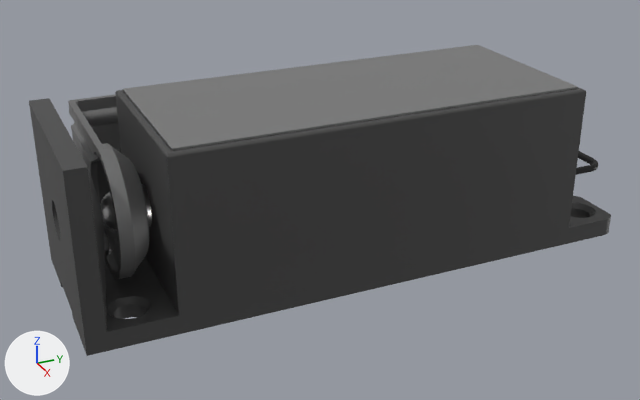
A saved change to the glTF model GBL/LOCKS/Lock1052-ES.glb.
Both versions are drawn from a 50 mm lens placed at (119.3, -12.5, 68.8), pointed at (-7.9, 44.8, 5.2). The axes (+X, +Y, +Z) are drawn at lower left. The lights are the same throughout. Where no turn or scale is listed for an object, it has been applied to the vertices.

The first picture shows 'Cube', 'Latch 1052-Body-2', 'Lock 1052'.
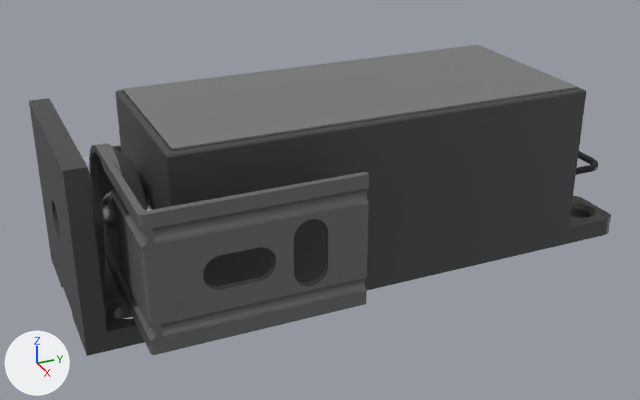
Where the change shows, as pixel boxes (x1, y1, x2, y2) in the pictures (640 x 400 px):
```json
{"object": "Latch 1052-Body-2", "change": "turned", "before": [68, 94, 149, 279], "after": [89, 143, 369, 355]}
```

The change, as JSON lines over the scene's bpy script:
```json
{"op": "set", "path": "ob_latch_1052_body_2.rotation_euler", "old": "(2.218, -1.569, 0.923)", "new": "(-1.207, 1.57, 1.935)", "note": "degrees (127, -90, 53) -> degrees (-69, 90, 111)"}
```
